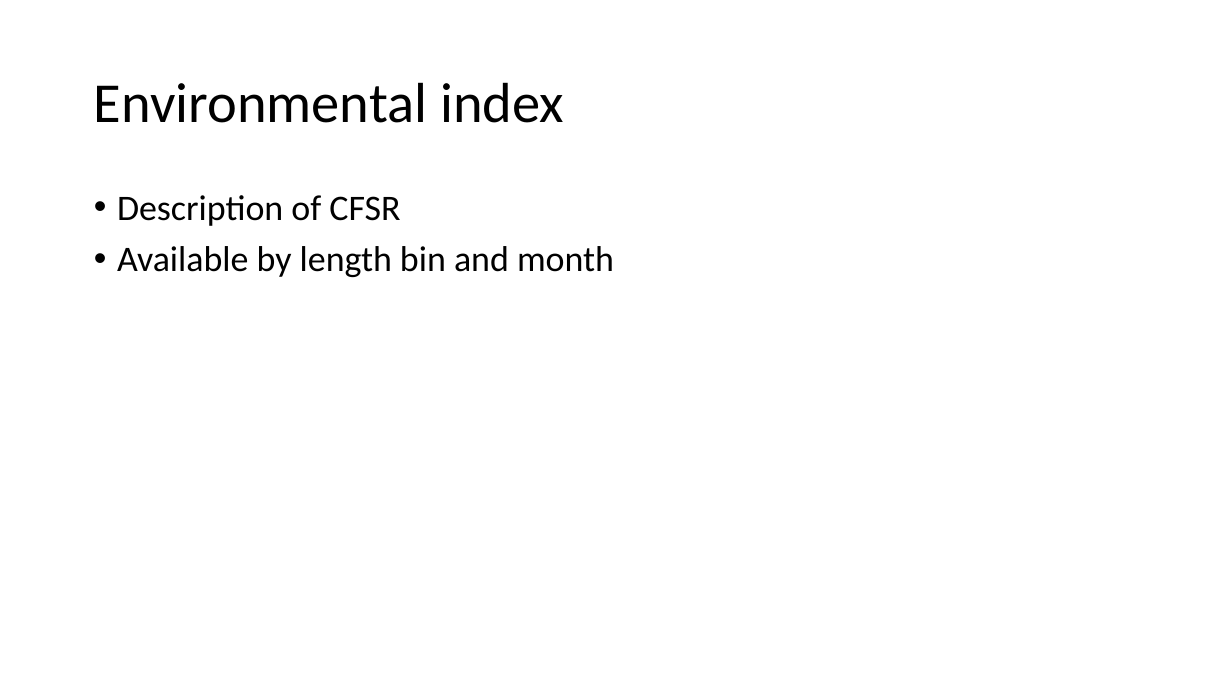
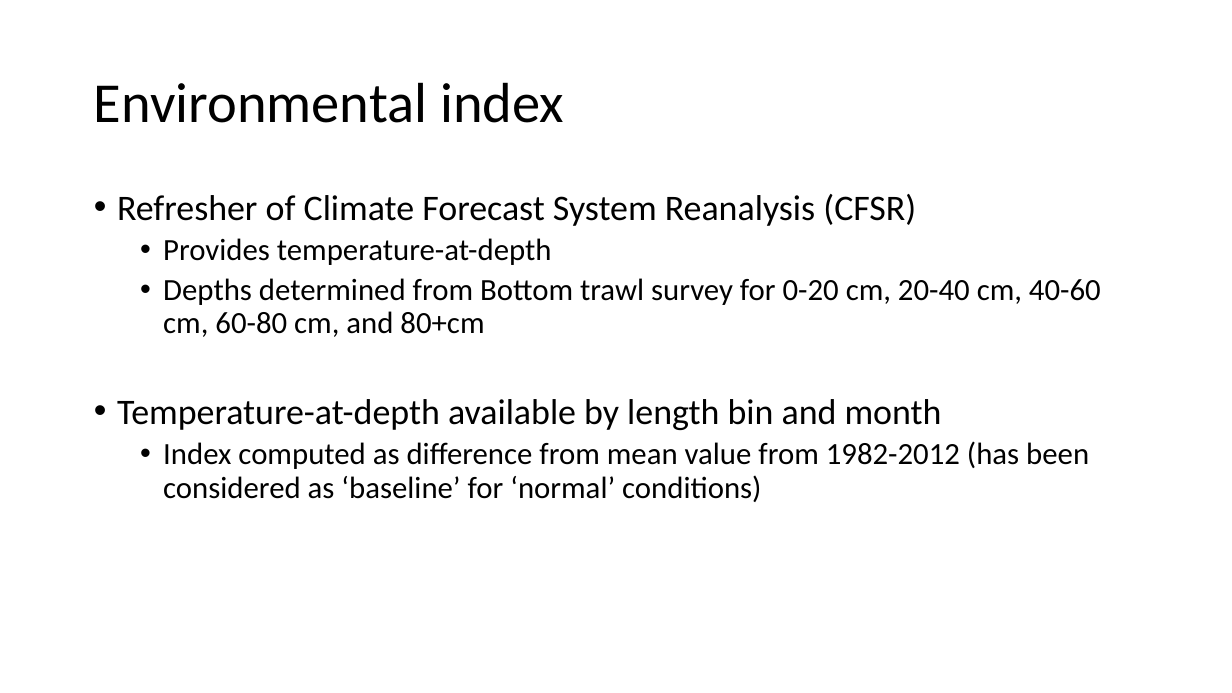
Before and after one commit to pete-hulson/goa_pcod, a slide deck: slide 7 of 2023/presentation/goa_pcod_sept23.pptx. Drawn at 1232x693 pixels with LibreOffice and Linux fonts; fonts in the diff are those of the drawing. Boxes give left, top, right and bottom in pixels: in the first picture for what was removed or moved away, otherwise in the second. Text is boxed around its words. In the diff, an @@ line names an element or a change of style, - is before the commit and + after.

```diff
--- a/2023/presentation/goa_pcod_sept23.pptx
+++ b/2023/presentation/goa_pcod_sept23.pptx
@@ text at (x1=117, y1=194, x2=1101, y2=502): text changed; size 28 to 24 pt @@
-• Description of CFSR
-• Available by length bin and month
+• Refresher of Climate Forecast System Reanalysis (CFSR)
+  • Provides temperature-at-depth
+  • Depths determined from Bottom trawl survey for 0-20 cm, 20-40 cm, 40-60 cm, 60-80 cm, and 80+cm
+• Temperature-at-depth available by length bin and month
+  • Index computed as difference from mean value from 1982-2012 (has been considered as ‘baseline’ for ‘normal’ conditions)
```
Also in this commit, not shown: 2 other slides changed, 3 other files.
